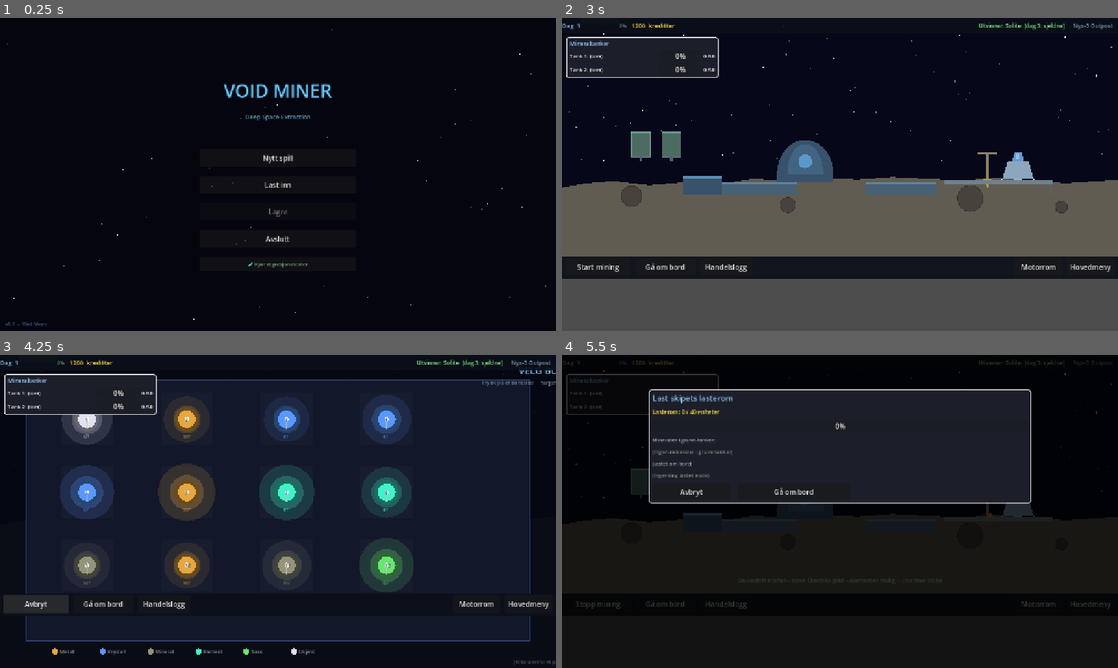
Above: before the commit, frames 1-4 (two rows, left to right).
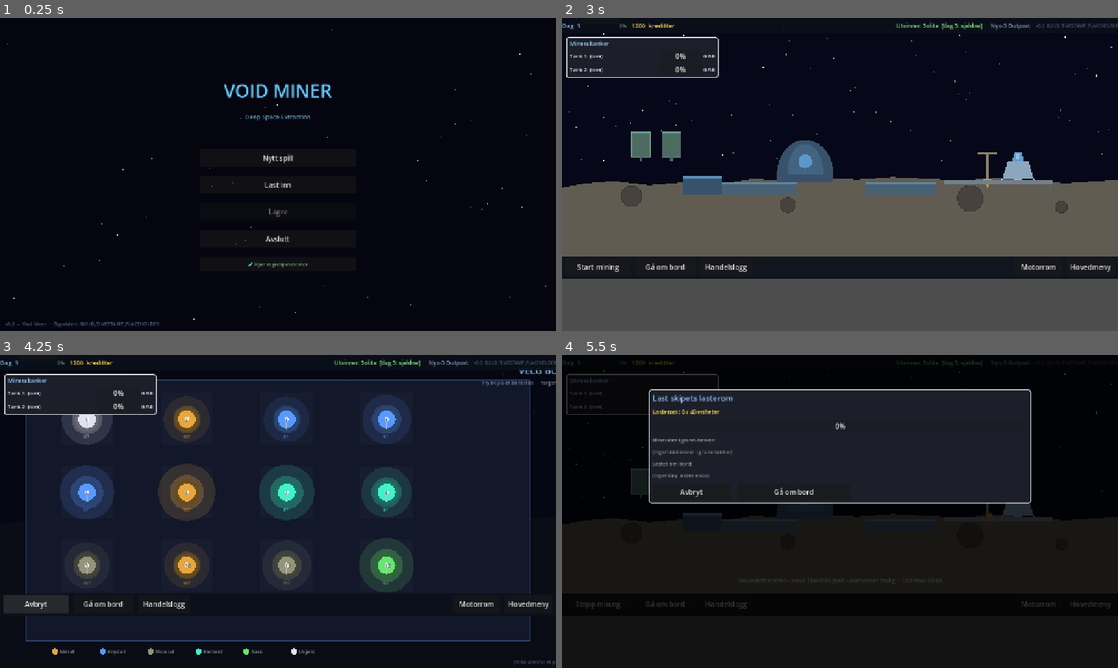
Above: after the commit, the same moments.

Repository: hansarne-lang/bruktbutikk
Game: Godot game, scene res://scenes/main_menu/MainMenu.tscn
Same seed, same stepped clock (60 frames per second), same inputs: the game is played once before the commit and once after it.
Inputs (mouse positions are in pixels of both pictures, inside the frame that each line leads up to):
- Up to frame 1 (0.25 s): no input
- Up to frame 2 (3 s): click "Last inn" at 0.5 s; click "Ingen lagret spill!" at 1.25 s; click "Nytt spill" at 2 s; click "🚀 Start spill" at 2.75 s
- Up to frame 3 (4.25 s): click "Start mining" at 3.5 s
- Up to frame 4 (5.5 s): tap Enter at 4.25 s; move the mouse to (962, 495) at 4.27 s; hold Right (ui_right) 4.28-5 s; tap E at 4.35 s; click (962, 495) at 4.42 s; tap Space at 4.52 s; click "Stopp mining" at 5 s

The runs differ from the first frame. In frame 1, 0.1% of the frame differs, in the area x 2-29%, y 97-99%; in frame 2, 0.4%, in the area x 60-100%, y 1-4%; in frame 3, 0.4%; in frame 4, 0.1%.

Commit message:
Versjonsnummer + auto-timestamp via CI/CD; fiks clamp-bug i EngineRoom

Diff:
--- a/project.godot
+++ b/project.godot
@@ -25,6 +25,7 @@
 SaveManager="*res://scripts/SaveManager.gd"
 DataLoader="*res://scripts/DataLoader.gd"
 SoundManager="*res://scripts/SoundManager.gd"
+Version="*res://scripts/Version.gd"
 
 [display]
 
--- a/scenes/base/Base.tscn
+++ b/scenes/base/Base.tscn
@@ -74,6 +74,12 @@
 [node name="Spacer4" type="Control" parent="UI/HUD"]
 layout_mode = 2
 custom_minimum_size = Vector2(12, 0)
+
+[node name="VersionLabel" type="Label" parent="UI/HUD"]
+layout_mode = 2
+text = "v?"
+theme_override_font_sizes/font_size = 10
+theme_override_colors/font_color = Color(0.35, 0.40, 0.50, 0.8)
 
 [node name="TankPanel" type="PanelContainer" parent="UI"]
 position = Vector2(10, 44)
--- /dev/null
+++ b/scripts/Version.gd
@@ -0,0 +1,6 @@
+extends Node
+## Void Miner – versjonsinformasjon
+## BUILD_TIME oppdateres automatisk av GitHub Actions ved hver deploy.
+
+const VERSION    : String = "0.2"
+const BUILD_TIME : String = "BUILD_TIMESTAMP_PLACEHOLDER"
--- a/scripts/base/Base.gd
+++ b/scripts/base/Base.gd
@@ -86,6 +86,8 @@
 	_update_mine_timer()
 	mine_timer.one_shot = false
 	mine_timer.timeout.connect(_on_mine_tick)
+
+	($UI/HUD/VersionLabel as Label).text = "v%s  %s" % [Version.VERSION, Version.BUILD_TIME]
 
 	$UI/ActionBar/MineButton.pressed.connect(_on_mine_toggled)
 	$UI/ActionBar/ShipButton.pressed.connect(_on_enter_ship)
--- a/scripts/main_menu/MainMenu.gd
+++ b/scripts/main_menu/MainMenu.gd
@@ -29,6 +29,8 @@
 		get_tree().change_scene_to_file("res://scenes/tests/TestScene.tscn"))
 	save_button.disabled = not SaveManager.has_active_game()
 	_draw_stars()
+	var ver_lbl := $VersionLabel as Label
+	ver_lbl.text = "v%s  –  Void Miner  ·  Oppdatert: %s" % [Version.VERSION, Version.BUILD_TIME]
 
 func _draw_stars() -> void:
 	# Tegn stjernefeltet som smaae ColorRects paa Stars-noden
Not shown, changed: .github/workflows/ci.yml
